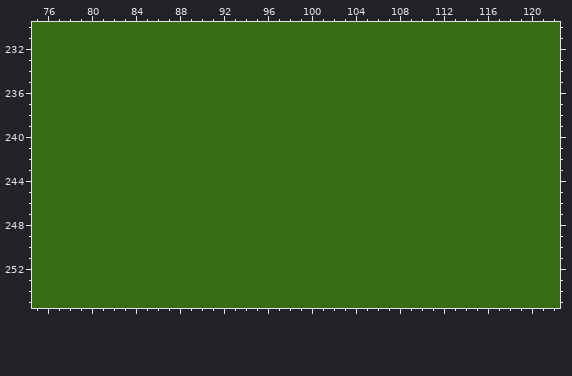
Edited in one commit: pixel-art file (sprites/testscene.aseprite). That is the earlier state.
256x256 pixels, 1 frame. Colours within 5 levels of each other are drawn and written as one. Shown: x 75..122, y 230..255. The commit also changed other parts of the picture, which this record leaves out.
Once edited:
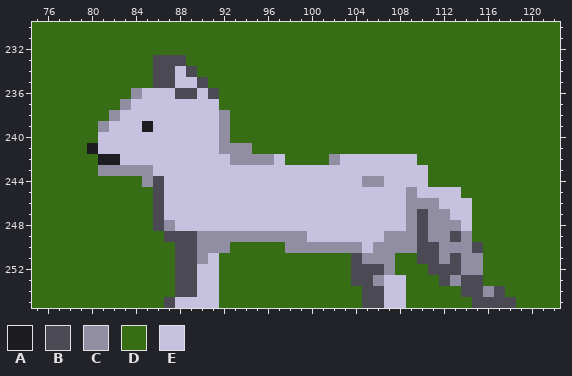
Palette (. is transparent): A #1d1d21  B #4b4954  C #918ea3  D #366d15  E #c5c1df
From old to new:
--- layer "Background"
@@ x 75..122 @@
 232 DDDDDDDDDDDDDDDDDDDDDDDDDDDDDDDDDDDDDDDDDDDDDDDD
-233 DDDDDDDDDDDDDDDDDDDDDDDDDDDDDDDDDDDDDDDDDDDDDDDD
-234 DDDDDDDDDDDDDDDDDDDDDDDDDDDDDDDDDDDDDDDDDDDDDDDD
-235 DDDDDDDDDDDDDDDDDDDDDDDDDDDDDDDDDDDDDDDDDDDDDDDD
-236 DDDDDDDDDDDDDDDDDDDDDDDDDDDDDDDDDDDDDDDDDDDDDDDD
-237 DDDDDDDDDDDDDDDDDDDDDDDDDDDDDDDDDDDDDDDDDDDDDDDD
-238 DDDDDDDDDDDDDDDDDDDDDDDDDDDDDDDDDDDDDDDDDDDDDDDD
-239 DDDDDDDDDDDDDDDDDDDDDDDDDDDDDDDDDDDDDDDDDDDDDDDD
-240 DDDDDDDDDDDDDDDDDDDDDDDDDDDDDDDDDDDDDDDDDDDDDDDD
-241 DDDDDDDDDDDDDDDDDDDDDDDDDDDDDDDDDDDDDDDDDDDDDDDD
-242 DDDDDDDDDDDDDDDDDDDDDDDDDDDDDDDDDDDDDDDDDDDDDDDD
-243 DDDDDDDDDDDDDDDDDDDDDDDDDDDDDDDDDDDDDDDDDDDDDDDD
-244 DDDDDDDDDDDDDDDDDDDDDDDDDDDDDDDDDDDDDDDDDDDDDDDD
-245 DDDDDDDDDDDDDDDDDDDDDDDDDDDDDDDDDDDDDDDDDDDDDDDD
-246 DDDDDDDDDDDDDDDDDDDDDDDDDDDDDDDDDDDDDDDDDDDDDDDD
-247 DDDDDDDDDDDDDDDDDDDDDDDDDDDDDDDDDDDDDDDDDDDDDDDD
-248 DDDDDDDDDDDDDDDDDDDDDDDDDDDDDDDDDDDDDDDDDDDDDDDD
-249 DDDDDDDDDDDDDDDDDDDDDDDDDDDDDDDDDDDDDDDDDDDDDDDD
-250 DDDDDDDDDDDDDDDDDDDDDDDDDDDDDDDDDDDDDDDDDDDDDDDD
-251 DDDDDDDDDDDDDDDDDDDDDDDDDDDDDDDDDDDDDDDDDDDDDDDD
-252 DDDDDDDDDDDDDDDDDDDDDDDDDDDDDDDDDDDDDDDDDDDDDDDD
-253 DDDDDDDDDDDDDDDDDDDDDDDDDDDDDDDDDDDDDDDDDDDDDDDD
-254 DDDDDDDDDDDDDDDDDDDDDDDDDDDDDDDDDDDDDDDDDDDDDDDD
-255 DDDDDDDDDDDDDDDDDDDDDDDDDDDDDDDDDDDDDDDDDDDDDDDD
+233 DDDDDDDDDDDBBBDDDDDDDDDDDDDDDDDDDDDDDDDDDDDDDDDD
+234 DDDDDDDDDDDBBEBDDDDDDDDDDDDDDDDDDDDDDDDDDDDDDDDD
+235 DDDDDDDDDDDBBEEBDDDDDDDDDDDDDDDDDDDDDDDDDDDDDDDD
+236 DDDDDDDDDCEEEBBEBDDDDDDDDDDDDDDDDDDDDDDDDDDDDDDD
+237 DDDDDDDDCEEEEEEEEDDDDDDDDDDDDDDDDDDDDDDDDDDDDDDD
+238 DDDDDDDCEEEEEEEEECDDDDDDDDDDDDDDDDDDDDDDDDDDDDDD
+239 DDDDDDCEEEAEEEEEECDDDDDDDDDDDDDDDDDDDDDDDDDDDDDD
+240 DDDDDDEEEEEEEEEEECDDDDDDDDDDDDDDDDDDDDDDDDDDDDDD
+241 DDDDDAEEEEEEEEEEECCCDDDDDDDDDDDDDDDDDDDDDDDDDDDD
+242 DDDDDDAAEEEEEEEEEECCCCEDDDDCEEEEEEEDDDDDDDDDDDDD
+243 DDDDDDCCCCCEEEEEEEEEEEEEEEEEEEEEEEEEDDDDDDDDDDDD
+244 DDDDDDDDDDCBEEEEEEEEEEEEEEEEEECCEEEEDDDDDDDDDDDD
+245 DDDDDDDDDDDBEEEEEEEEEEEEEEEEEEEEEECEEEEDDDDDDDDD
+246 DDDDDDDDDDDBEEEEEEEEEEEEEEEEEEEEEECCCEEEDDDDDDDD
+247 DDDDDDDDDDDBEEEEEEEEEEEEEEEEEEEEEECBCCEEDDDDDDDD
+248 DDDDDDDDDDDBCEEEEEEEEEEEEEEEEEEEEECBCCCEDDDDDDDD
+249 DDDDDDDDDDDDBBBCCCCCCCCCCEEEEEEECCCBCCBCDDDDDDDD
+250 DDDDDDDDDDDDDBBCCCDDDDDCCCCCCCECCCCBBCCCBDDDDDDD
+251 DDDDDDDDDDDDDBBCEDDDDDDDDDDDDBCCCDDBBCBCCDDDDDDD
+252 DDDDDDDDDDDDDBBEEDDDDDDDDDDDDBBBCDDDBBBCCDDDDDDD
+253 DDDDDDDDDDDDDBBEEDDDDDDDDDDDDBBCEEDDDBCBBDDDDDDD
+254 DDDDDDDDDDDDDBBEEDDDDDDDDDDDDDBBEEDDDDDBBCBDDDDD
+255 DDDDDDDDDDDDBEEEEDDDDDDDDDDDDDBBEEDDDDDDBBBBDDDD
Boxes around the changes in both pictures, in picture pixels (x1, y1, x2, y2):
changed: (87, 55, 516, 308)
